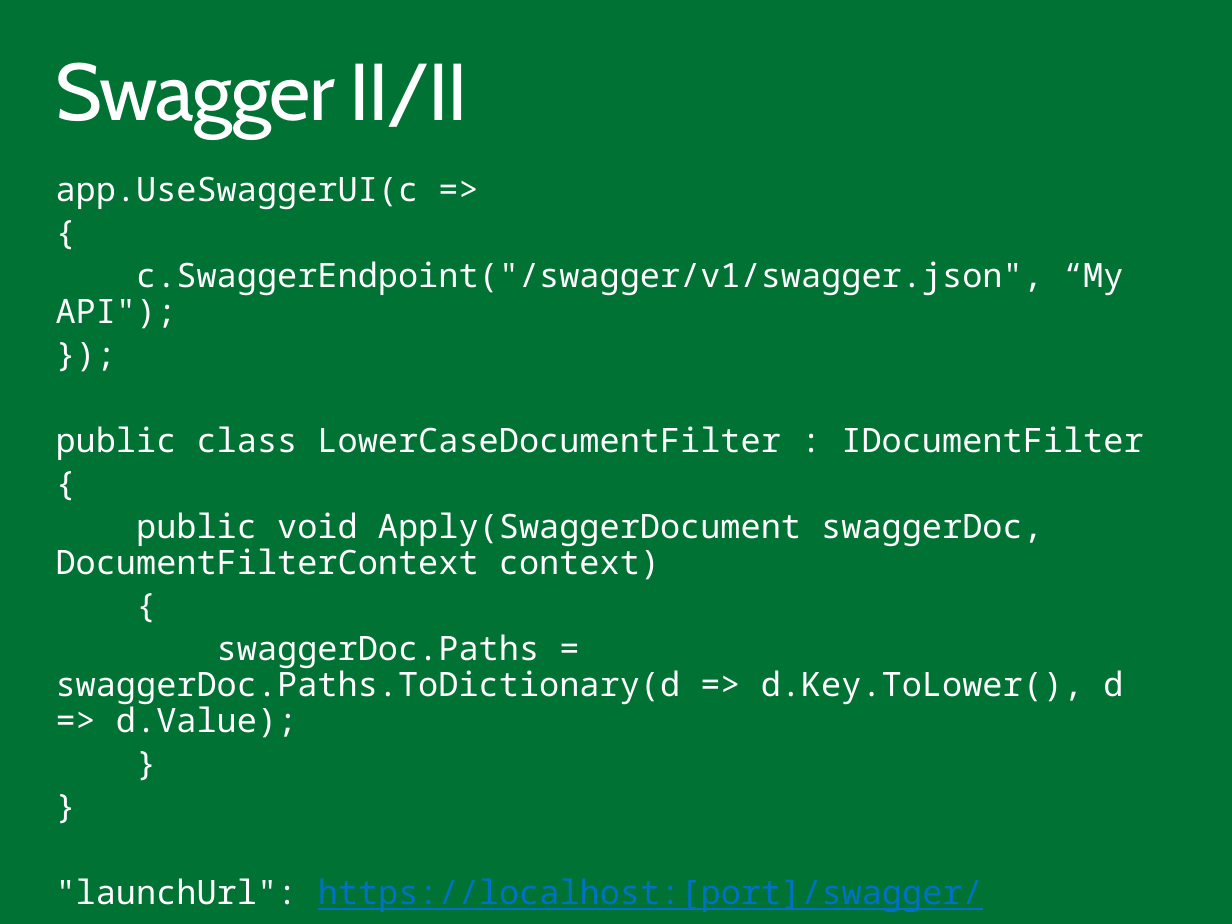
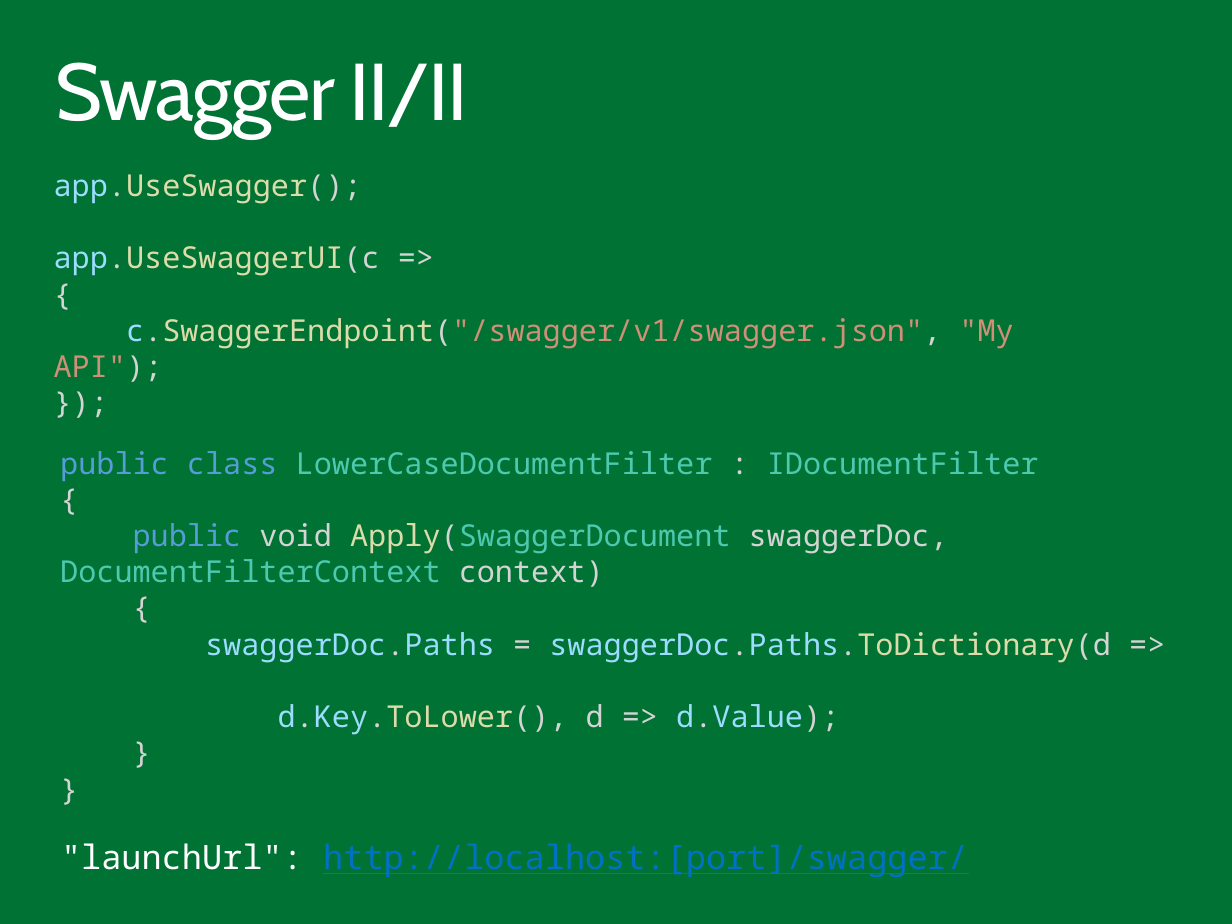
Before and after one commit to ondfisk/BDSA2017, a slide deck: slide 8 of Slides/Lecture10 - Apps part II.pptx. Drawn at 1232x924 pixels with LibreOffice and Linux fonts; fonts in the diff are those of the drawing. Boxes give left, top, right and bottom in pixels: in the first picture for what was removed or moved away, otherwise in the second. Text is boxed around its words. In the diff, an @@ line names an element or a change of style, - is before the commit and + after.

Commit message:
Slides

```diff
--- a/Slides/Lecture10 - Apps part II.pptx
+++ b/Slides/Lecture10 - Apps part II.pptx
@@ text added at (54,174,1013,382), 18 pt, text #DCDCAA @@
+app.UseSwagger();
+app.UseSwaggerUI(c =>
+{
+c.SwaggerEndpoint("/swagger/v1/swagger.json", "My API");
+});
@@ text added at (60,451,1111,735), 18 pt, text #4EC9B0 @@
+public class LowerCaseDocumentFilter : IDocumentFilter
+{
+public void Apply(SwaggerDocument swaggerDoc, DocumentFilterContext context)
+{
+swaggerDoc.Paths = swaggerDoc.Paths.ToDictionary(d =>
+d.Key.ToLower(), d => d.Value);
+}
+}
@@ text at (61,843,968,877): text changed; text colour #FFFFFF to #0072C6 @@
-app.UseSwaggerUI(c =>
-{
-c.SwaggerEndpoint("/swagger/v1/swagger.json", “My API");
-});
-public class LowerCaseDocumentFilter : IDocumentFilter
-{
-public void Apply(SwaggerDocument swaggerDoc, DocumentFilterContext context)
-{
-swaggerDoc.Paths = swaggerDoc.Paths.ToDictionary(d => d.Key.ToLower(), d => d.Value);
-}
-}
-"launchUrl": https://localhost:[port]/swagger/
+"launchUrl": http://localhost:[port]/swagger/
```
Also in this commit, not shown: 5 other slides changed, 1 slide added, 1 other file.
